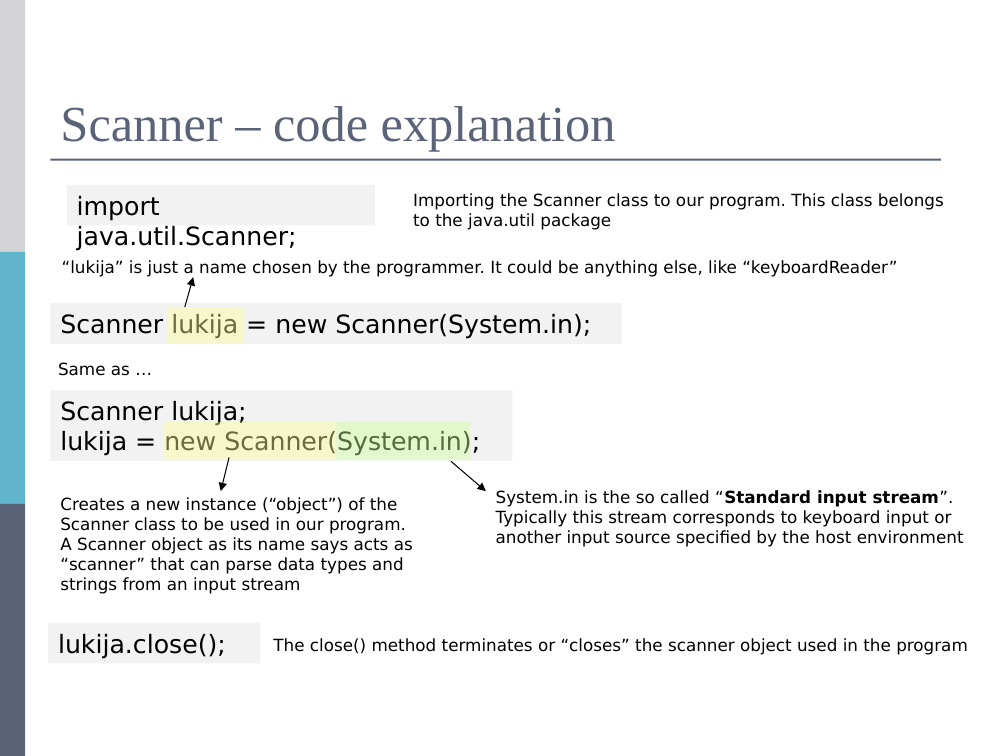
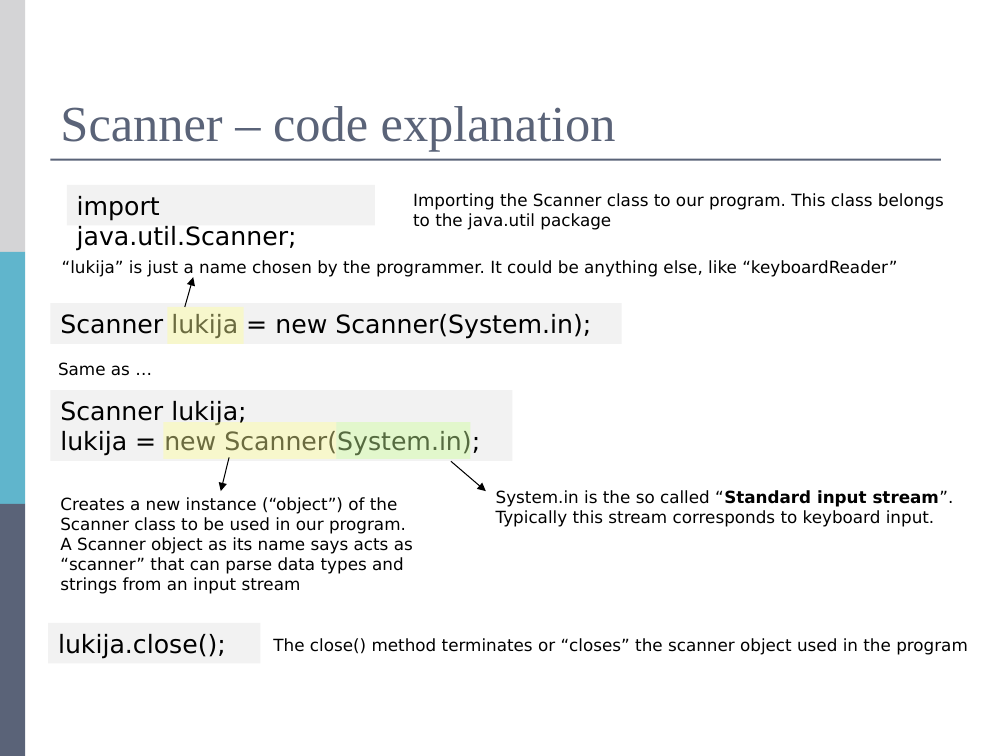
Before and after one commit to mjstenbe/OO_2017, a slide deck: slide 11 of Lecture materials (Antonius)/R0027-Luento-3-TulLukOper.ppt. Drawn at 1008x756 pixels with LibreOffice and Linux fonts; fonts in the diff are those of the drawing. Boxes give left, top, right and bottom in pixels: in the first picture for what was removed or moved away, otherwise in the second. Text is boxed around its words. In the diff, an @@ line names an element or a change of style, - is before the commit and + after.

```diff
--- a/Lecture materials (Antonius)/R0027-Luento-3-TulLukOper.ppt
+++ b/Lecture materials (Antonius)/R0027-Luento-3-TulLukOper.ppt
@@ text at <box>496,490,954,527</box>: text changed @@
-System.in is the so called “Standard input stream”. Typically this stream corresponds to keyboard input or another input source specified by the host environment
+System.in is the so called “Standard input stream”. Typically this stream corresponds to keyboard input.
```
Also in this commit, not shown: 2 other slides changed, 5 other files.
